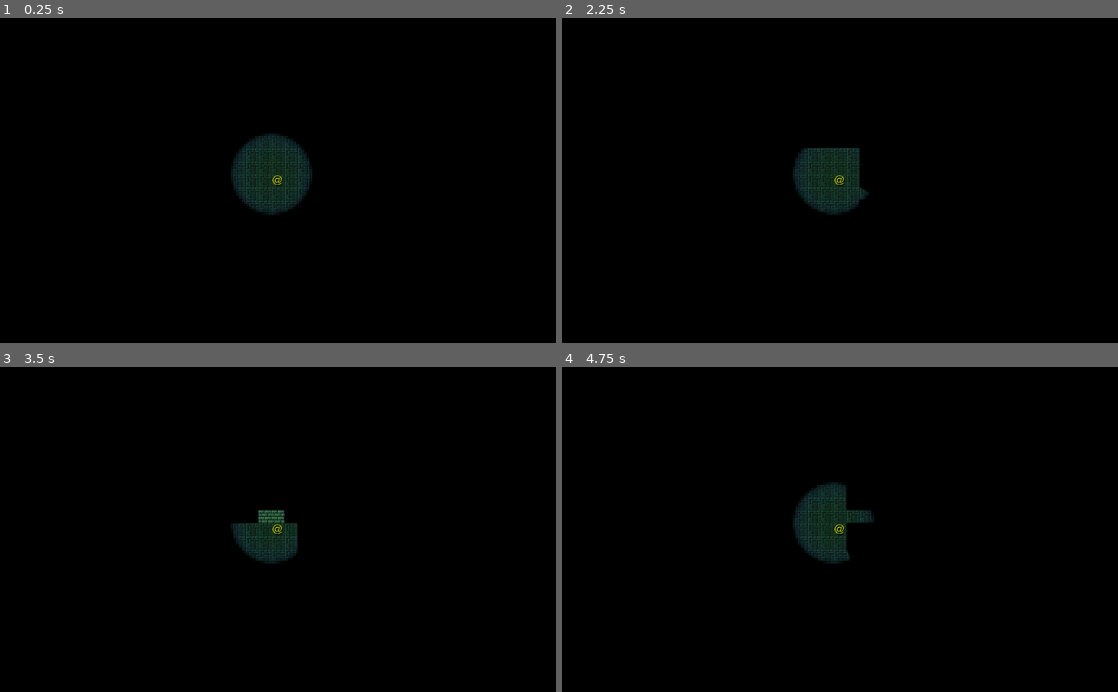
Above: before the commit, frames 1-4 (two rows, left to right).
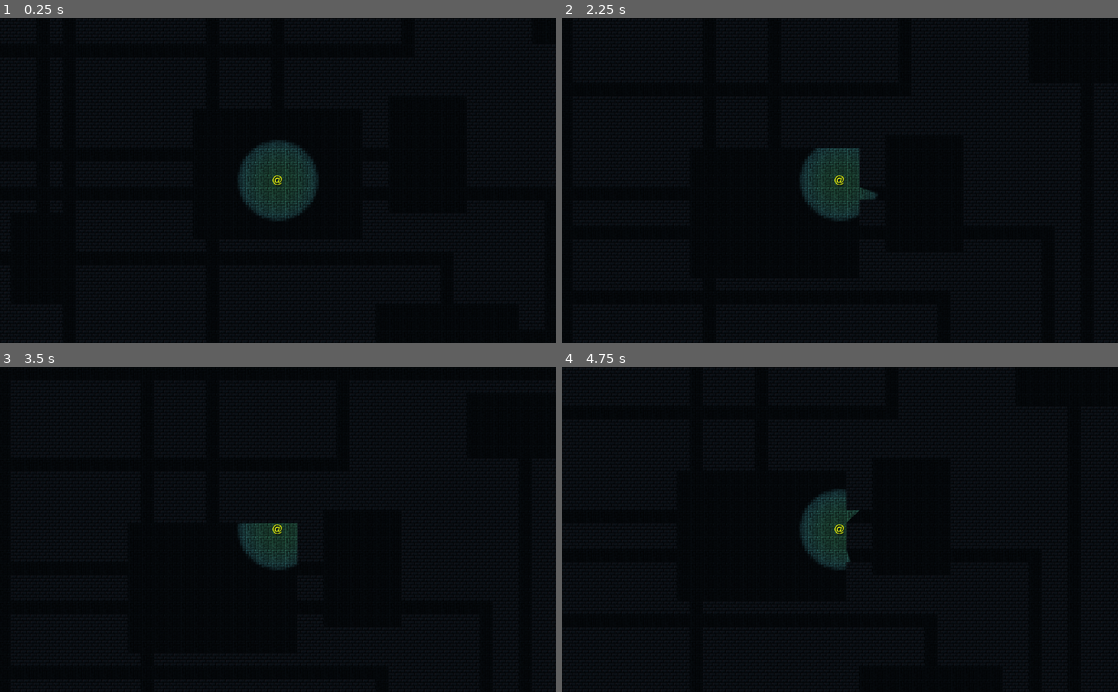
Above: after the commit, the same moments.

Repository: cyberfilth/Ashgard-Keep
Game: Godot game, scene res://scenes/Map/Map.tscn
The game is run twice, just before and just after one commit, with the same random seed, the same clock (stepped at 60 frames per second) and the same inputs.
Inputs:
- Up to frame 1 (0.25 s): no input
- Up to frame 2 (2.25 s): tap Enter at 0.5, 2 s; hold D (step_E) 0.53-1.28 s; tap Space at 1.25 s; tap W (step_N) at 1.35 s; hold E (step_NE) from 2.03 s (still down)
- Up to frame 3 (3.5 s): tap Space at 2.75 s; release E (step_NE) at 2.78 s; tap Q (step_NW) at 2.85 s
- Up to frame 4 (4.75 s): tap Enter at 3.5 s; hold X (step_S) 3.53-4.28 s; tap Space at 4.25 s; tap C (step_SE) at 4.35 s

The runs differ from the first frame. In frame 1, 5.1% of the frame differs, in the area x 0-100%, y 0-100%; in frame 2, 5.1%; in frame 3, 4.8%; in frame 4, 5.2%.

Commit message:
Fixed light occlusion bug

Diff:
--- a/objects/components/Database.tscn
+++ b/objects/components/Database.tscn
@@ -24,6 +24,7 @@
 drag_margin_v_enabled = false
 
 [node name="Light2D" type="Light2D" parent="player/player"]
+position = Vector2( 12, 12 )
 scale = Vector2( 5, 5 )
 texture = ExtResource( 4 )
 shadow_enabled = true
--- a/scenes/Map/Map.tscn
+++ b/scenes/Map/Map.tscn
@@ -10,4 +10,4 @@
 script = ExtResource( 2 )
 
 [node name="Darkness" type="CanvasModulate" parent="."]
-color = Color( 0, 0, 0, 1 )
+color = Color( 0.301961, 0.188235, 0.215686, 0.596078 )
--- a/tilesets/DungeonTile_edit.tscn
+++ b/tilesets/DungeonTile_edit.tscn
@@ -1,10 +1,13 @@
-[gd_scene load_steps=4 format=2]
+[gd_scene load_steps=5 format=2]
 
 [ext_resource path="res://graphics/dungeon/walls/wall_vines2.png" type="Texture" id=1]
 [ext_resource path="res://graphics/dungeon/floors/floor_rect_gray2.png" type="Texture" id=2]
 
 [sub_resource type="OccluderPolygon2D" id=1]
 polygon = PoolVector2Array( -12, -12, 12, -12, 12, 12, -12, 12 )
+
+[sub_resource type="CanvasItemMaterial" id=2]
+blend_mode = 1
 
 [node name="DungeonTile_edit" type="Node"]
 
@@ -14,6 +17,10 @@
 [node name="LightOccluder2D" type="LightOccluder2D" parent="FLOOR_BLUE"]
 occluder = SubResource( 1 )
 
+[node name="FLOOR_BLUE2" type="Sprite" parent="FLOOR_BLUE"]
+material = SubResource( 2 )
+texture = ExtResource( 1 )
+
 [node name="WALL_BLUE" type="Sprite" parent="."]
 visible = false
 texture = ExtResource( 2 )
Not shown, added: map.txt
